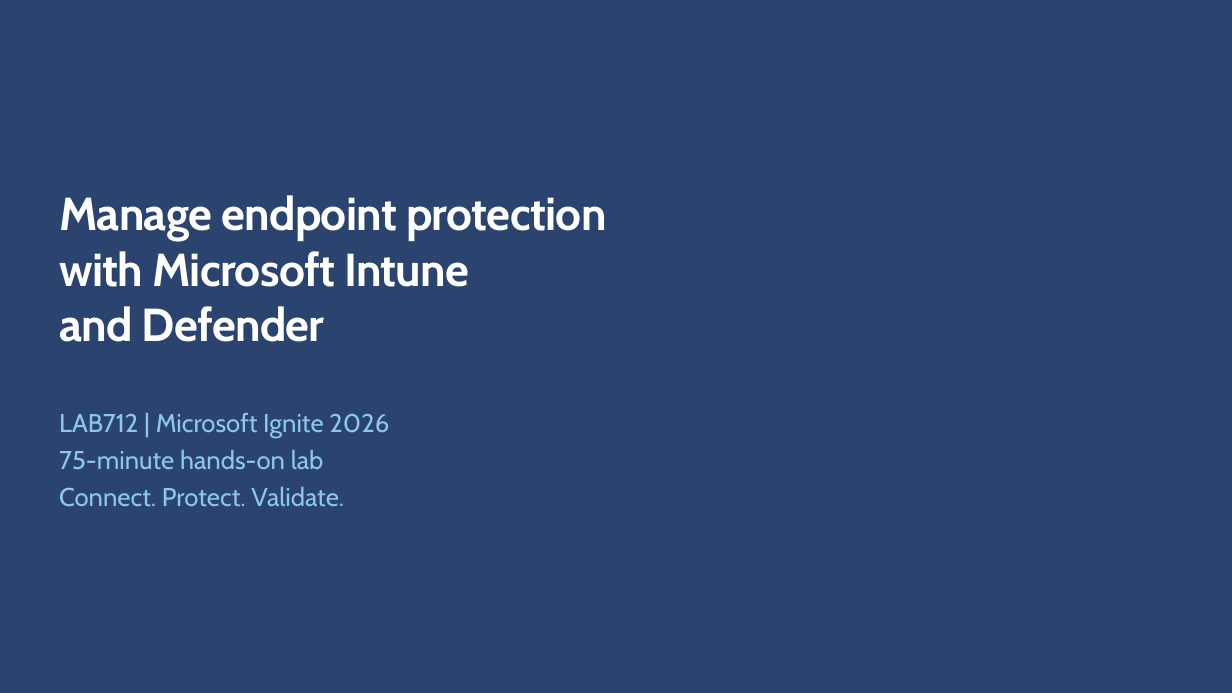
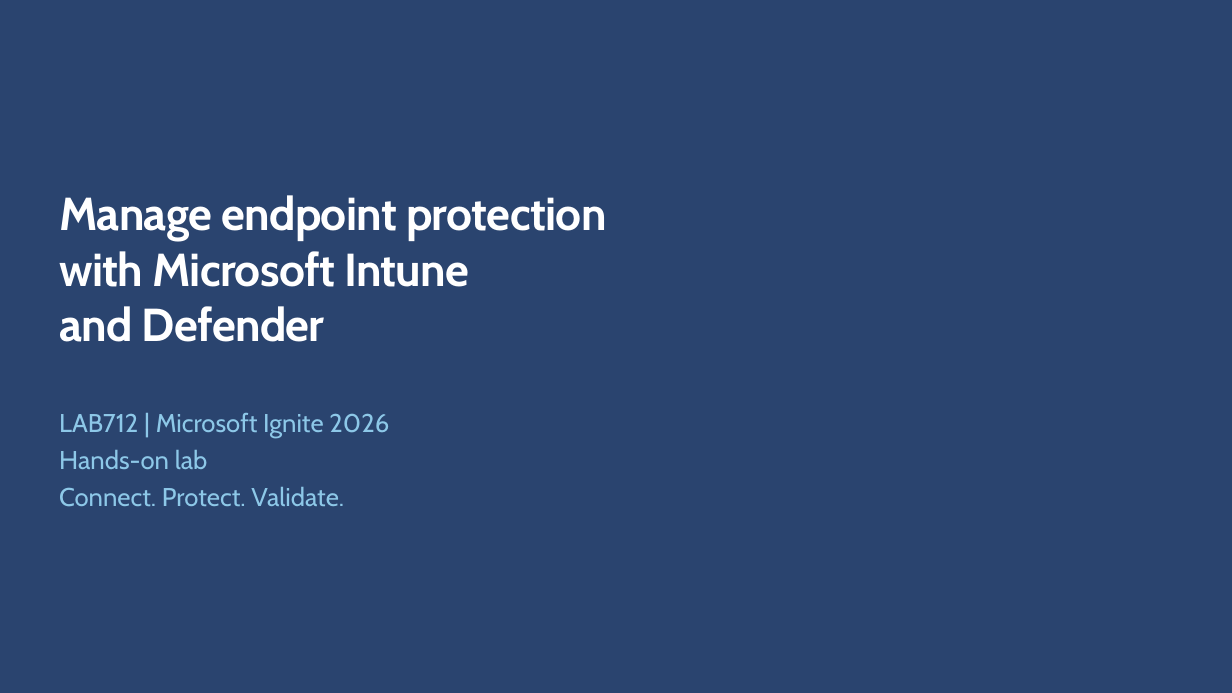
Before and after one commit to microsoft/ignite26-LAB712, a slide deck: slide 1 of docs/slides/LAB712-context-Ignite-2026.pptx. Drawn at 1232x693 pixels with LibreOffice and Linux fonts; fonts in the diff are those of the drawing; background and template pictures are left out. Boxes give left, top, right and bottom in pixels: in the first picture for what was removed or moved away, otherwise in the second. Text is boxed around its words. In the diff, an @@ line names an element or a change of style, - is before the commit and + after.

```diff
--- a/docs/slides/LAB712-context-Ignite-2026.pptx
+++ b/docs/slides/LAB712-context-Ignite-2026.pptx
@@ text at (59, 450, 208, 469): text changed @@
-75-minute hands-on lab
+Hands-on lab
```
Also in this commit, not shown: 3 other slides changed, 7 other files.
